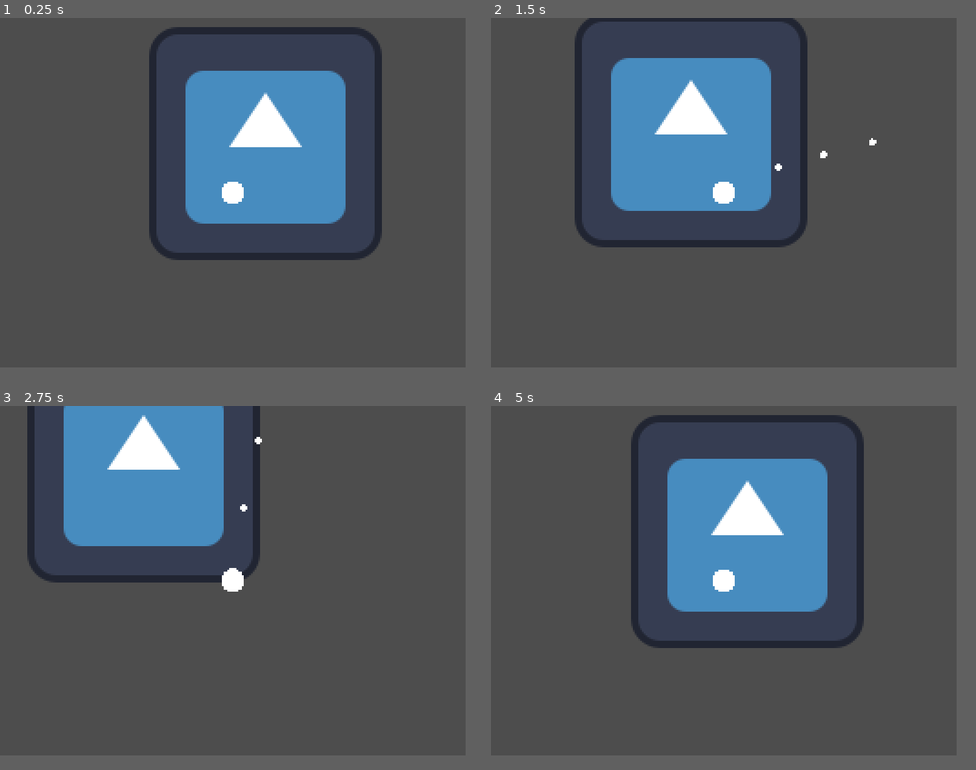
Above: before the commit, frames 1-4 (two rows, left to right).
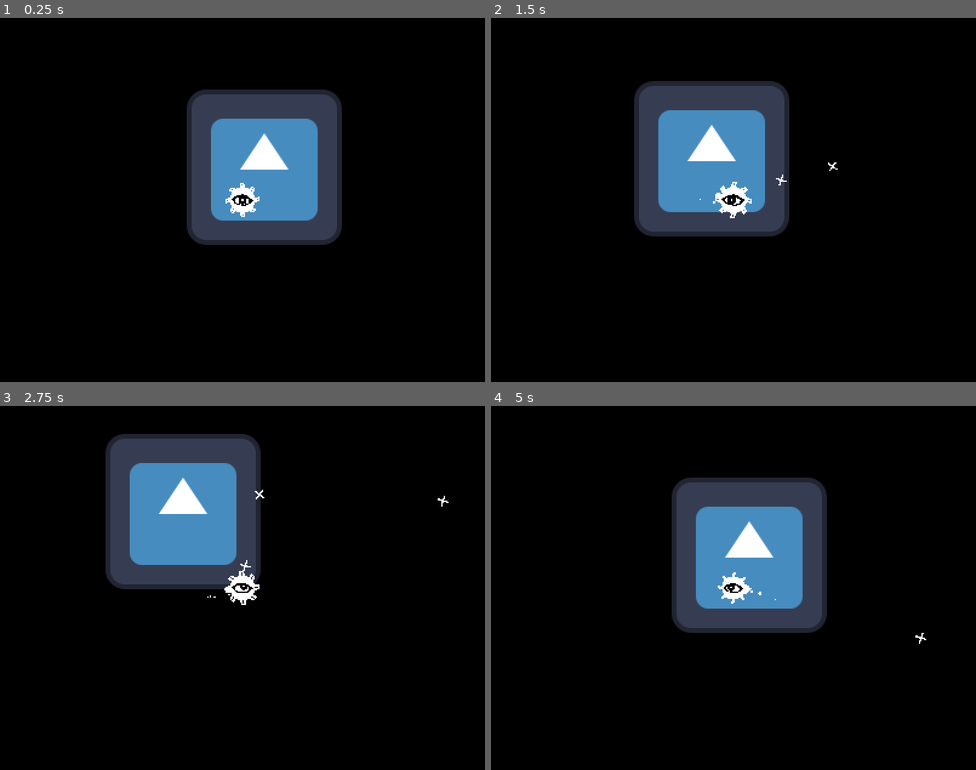
Above: after the commit, the same moments.

Repository: kiwijuice56/mnemosyne
Game: Godot game, scene res://main/main.tscn
Same seed, same stepped clock (60 frames per second), same inputs: the game is played once before the commit and once after it. The engine's default icon, where the game draws it, is replaced by a stand-in: a white triangle on a blue panel in a dark square.
Inputs (mouse positions are in pixels of both pictures, inside the frame that each line leads up to):
- Up to frame 1 (0.25 s): no input
- Up to frame 2 (1.5 s): move the mouse to (825, 174) at 0.52 s; hold Right (ui_right) 0.53-1.28 s; hold Space (shoot) 0.53-1.28 s; move the mouse to (631, 210) at 1.27 s; hold Down (ui_down) from 1.28 s (still down); tap Space (shoot) at 1.35 s
- Up to frame 3 (2.75 s): move the mouse to (281, 504) at 2.02 s; release Down (ui_down) at 2.03 s; hold Right (ui_right) from 2.03 s (still down); hold Space (shoot) from 2.03 s (still down)
- Up to frame 4 (5 s): move the mouse to (699, 649) at 2.77 s; release Right (ui_right) at 2.78 s; release Space (shoot) at 2.78 s; hold W (ui_up) 2.78-3.53 s; tap Space (shoot) at 2.85, 4.35 s; move the mouse to (864, 631) at 3.52 s; hold Space (shoot) 3.53-4.28 s; hold Left (ui_left) from 3.53 s (still down); move the mouse to (583, 529) at 4.27 s
In our replay, the window is 768x576 before the commit and 800x600 after it. These sizes can differ from the game's own. Grey fills any space a smaller window leaves; there, only what the larger window draws over its background counts as a difference.

The runs differ from the first frame. In frame 1, 86% of the frame differs, in the area x 0-96%, y 0-96%; in frame 2, 85%; in frame 3, 86%; in frame 4, 86%.

Commit message:
Player character

Diff:
--- a/main/actor/actor.gd
+++ b/main/actor/actor.gd
@@ -43,13 +43,15 @@
 	if health == 0:
 		kill()
 
-func shoot(bullet_scene: PackedScene, shoot_dir: Vector2) -> void:
+func shoot(bullet_scene: PackedScene, shoot_dir: Vector2) -> bool:
 	if not %ShootCooldownTimer.is_stopped():
-		return
+		return false
 
 	var new_bullet: Bullet = bullet_scene.instantiate()
 	get_parent().add_child(new_bullet)
+	get_parent().move_child(new_bullet, get_index())
 	new_bullet.global_position = global_position
 	new_bullet.shoot(shoot_dir, velocity)
 
 	%ShootCooldownTimer.start(new_bullet.cooldown)
+	return true
--- /dev/null
+++ b/main/actor/player/iris.gd
@@ -0,0 +1,11 @@
+class_name Iris
+extends Sprite2D
+
+@export var speed: float = 8.0
+@export var radius: float = 2.0
+
+func _physics_process(delta: float) -> void:
+	var mouse_dir: Vector2 = get_global_mouse_position() - get_parent().global_position
+	if mouse_dir.length() > radius:
+		mouse_dir = mouse_dir.normalized() * radius
+	position = lerp(position, mouse_dir, delta * speed)
--- a/main/actor/player/player.gd
+++ b/main/actor/player/player.gd
@@ -2,6 +2,18 @@
 extends Actor
 
 @export var primary_bullet_scene: PackedScene
+@export var tentacle_scene: PackedScene
+@export var tentacle_material: ShaderMaterial
+
+@export var tentacle_speed_min: float = 5.0
+@export var tentacle_speed_max: float = 16.0
+
+var tentacle_time: float = 0.0
+var tentacle_speed: float = 8.0
+var tentacle_count: int = 8
+
+func _ready() -> void:
+	initialize()
 
 func _physics_process(delta: float) -> void:
 	dir = Vector2()
@@ -15,4 +27,24 @@
 		dir.y += 1
 	if Input.is_action_pressed("shoot"):
 		shoot(primary_bullet_scene, (get_global_mouse_position() - global_position).normalized())
+
+	if dir.length() > 0:
+		tentacle_speed = lerp(tentacle_speed, tentacle_speed_max, delta * 8.0)
+	else:
+		tentacle_speed = lerp(tentacle_speed, tentacle_speed_min, delta * 4.0)
+	tentacle_time += tentacle_speed * delta
+	tentacle_material.set_shader_parameter("s", tentacle_time)
+
 	super._physics_process(delta)
+
+func initialize() -> void:
+	for i in range(tentacle_count):
+		var new_tentacle: Sprite2D = tentacle_scene.instantiate()
+		%TentacleHolder.add_child(new_tentacle)
+		new_tentacle.rotation = i * 2 * PI / tentacle_count
+
+func shoot(bullet_scene: PackedScene, shoot_dir: Vector2) -> bool:
+	if super.shoot(bullet_scene, shoot_dir):
+		%SecondaryAnimationPlayer.play("shoot")
+		return true
+	return false
--- a/main/actor/player/player.tscn
+++ b/main/actor/player/player.tscn
@@ -1,24 +1,167 @@
-[gd_scene load_steps=7 format=3 uid="uid://cv8wagch44eli"]
+[gd_scene load_steps=18 format=3 uid="uid://cv8wagch44eli"]
 
 [ext_resource type="PackedScene" uid="uid://c5lbqx8a61pyi" path="res://main/actor/actor.tscn" id="1_nisst"]
 [ext_resource type="Script" path="res://main/actor/player/player.gd" id="2_r6spv"]
 [ext_resource type="PackedScene" uid="uid://bmdnwia8jf7af" path="res://main/bullet/pellet/pellet.tscn" id="3_0cv6q"]
 [ext_resource type="Texture2D" uid="uid://x3e8lonyrtgd" path="res://assets/sprites/circle.png" id="3_243k3"]
+[ext_resource type="PackedScene" uid="uid://b1xrwfkcy66q5" path="res://main/actor/player/tentacle.tscn" id="4_3rm2x"]
+[ext_resource type="Texture2D" uid="uid://do0l2t7e75n2x" path="res://main/actor/player/player.png" id="4_48ieq"]
+[ext_resource type="Material" uid="uid://160dgmvru7sp" path="res://main/actor/player/tentacle_material.tres" id="5_0l8la"]
+[ext_resource type="Script" path="res://main/actor/player/iris.gd" id="6_r0w64"]
+
+[sub_resource type="Curve" id="Curve_1jduo"]
+_data = [Vector2(0, 1), 0.0, 0.0, 0, 0, Vector2(1, 0), 0.0, 0.0, 0, 0]
+point_count = 2
 
 [sub_resource type="CircleShape2D" id="CircleShape2D_8f8lk"]
 radius = 3.0
 
 [sub_resource type="CircleShape2D" id="CircleShape2D_ojln1"]
 
+[sub_resource type="Animation" id="Animation_ws3rr"]
+resource_name = "idle"
+loop_mode = 1
+tracks/0/type = "bezier"
+tracks/0/imported = false
+tracks/0/enabled = true
+tracks/0/path = NodePath("SpriteHolder:scale:x")
+tracks/0/interp = 1
+tracks/0/loop_wrap = true
+tracks/0/keys = {
+"handle_modes": PackedInt32Array(0, 0, 0),
+"points": PackedFloat32Array(1, -0.25, 0, 0.25, 0, 1.15, -0.25, 0, 0.25, 0, 1, -0.25, 0, 0.25, 0),
+"times": PackedFloat32Array(0, 0.5, 1)
+}
+tracks/1/type = "bezier"
+tracks/1/imported = false
+tracks/1/enabled = true
+tracks/1/path = NodePath("SpriteHolder:scale:y")
+tracks/1/interp = 1
+tracks/1/loop_wrap = true
+tracks/1/keys = {
+"handle_modes": PackedInt32Array(0, 0, 0),
+"points": PackedFloat32Array(1, -0.25, 0, 0.25, 0, 1.15, -0.25, 0, 0.25, 0, 1, -0.25, 0, 0.25, 0),
+"times": PackedFloat32Array(0, 0.4, 1.1)
+}
+
+[sub_resource type="Animation" id="Animation_v7thn"]
+length = 0.001
+tracks/0/type = "bezier"
+tracks/0/imported = false
+tracks/0/enabled = true
+tracks/0/path = NodePath("SpriteHolder:scale:x")
+tracks/0/interp = 1
+tracks/0/loop_wrap = true
+tracks/0/keys = {
+"handle_modes": PackedInt32Array(0),
+"points": PackedFloat32Array(1, -0.25, 0, 0.25, 0),
+"times": PackedFloat32Array(0)
+}
+tracks/1/type = "bezier"
+tracks/1/imported = false
+tracks/1/enabled = true
+tracks/1/path = NodePath("SpriteHolder:scale:y")
+tracks/1/interp = 1
+tracks/1/loop_wrap = true
+tracks/1/keys = {
+"handle_modes": PackedInt32Array(0),
+"points": PackedFloat32Array(1, -0.25, 0, 0.25, 0),
+"times": PackedFloat32Array(0)
+}
+tracks/2/type = "bezier"
+tracks/2/imported = false
+tracks/2/enabled = true
+tracks/2/path = NodePath("SpriteHolder:rotation")
+tracks/2/interp = 1
+tracks/2/loop_wrap = true
+tracks/2/keys = {
+"handle_modes": PackedInt32Array(0),
+"points": PackedFloat32Array(0, -0.25, 0, 0.25, 0),
+"times": PackedFloat32Array(0)
+}
+
+[sub_resource type="AnimationLibrary" id="AnimationLibrary_c1qjm"]
+_data = {
+"RESET": SubResource("Animation_v7thn"),
+"idle": SubResource("Animation_ws3rr")
+}
+
+[sub_resource type="Animation" id="Animation_rybs4"]
+resource_name = "shoot"
+length = 0.2
+tracks/0/type = "bezier"
+tracks/0/imported = false
+tracks/0/enabled = true
+tracks/0/path = NodePath("SpriteHolder/TentacleHolder:rotation")
+tracks/0/interp = 1
+tracks/0/loop_wrap = true
+tracks/0/keys = {
+"handle_modes": PackedInt32Array(0, 0),
+"points": PackedFloat32Array(0, -0.25, 0, 0.25, 0, 6.283, -0.25, 0, 0.25, 0),
+"times": PackedFloat32Array(0, 0.2)
+}
+
+[sub_resource type="Animation" id="Animation_v740b"]
+length = 0.001
+tracks/0/type = "bezier"
+tracks/0/imported = false
+tracks/0/enabled = true
+tracks/0/path = NodePath("SpriteHolder/TentacleHolder:rotation")
+tracks/0/interp = 1
+tracks/0/loop_wrap = true
+tracks/0/keys = {
+"handle_modes": PackedInt32Array(0),
+"points": PackedFloat32Array(0, -0.25, 0, 0.25, 0),
+"times": PackedFloat32Array(0)
+}
+
+[sub_resource type="AnimationLibrary" id="AnimationLibrary_yej6k"]
+_data = {
+"RESET": SubResource("Animation_v740b"),
+"shoot": SubResource("Animation_rybs4")
+}
+
 [node name="Player" instance=ExtResource("1_nisst")]
 script = ExtResource("2_r6spv")
 primary_bullet_scene = ExtResource("3_0cv6q")
+tentacle_scene = ExtResource("4_3rm2x")
+tentacle_material = ExtResource("5_0l8la")
+tentacle_speed_min = 5.0
+tentacle_speed_max = 16.0
 max_health = 3.0
 speed = 48.0
 
-[node name="Sprite2D" parent="SpriteHolder" index="0"]
+[node name="Trail" type="CPUParticles2D" parent="SpriteHolder" index="0"]
+lifetime = 0.8
+texture = ExtResource("3_243k3")
+emission_shape = 1
+emission_sphere_radius = 6.0
+gravity = Vector2(0, 45)
+scale_amount_min = 0.02
+scale_amount_max = 0.08
+scale_amount_curve = SubResource("Curve_1jduo")
+
+[node name="TentacleHolder" type="Node2D" parent="SpriteHolder" index="1"]
+unique_name_in_owner = true
+
+[node name="Iris" type="Sprite2D" parent="SpriteHolder" index="2"]
+unique_name_in_owner = true
+scale = Vector2(0.12, 0.12)
+texture = ExtResource("3_243k3")
+script = ExtResource("6_r0w64")
+
+[node name="Sprite2D2" type="Sprite2D" parent="SpriteHolder/Iris" index="0"]
+self_modulate = Color(0, 0, 0, 1)
+scale = Vector2(0.425, 0.425)
+texture = ExtResource("3_243k3")
+
+[node name="Sprite2D" type="Sprite2D" parent="SpriteHolder/Iris" index="1"]
 scale = Vector2(0.1, 0.1)
 texture = ExtResource("3_243k3")
+
+[node name="Sprite2D" parent="SpriteHolder" index="3"]
+scale = Vector2(0.15, 0.15)
+texture = ExtResource("4_48ieq")
 
 [node name="CollisionShape2D" parent="." index="2"]
 shape = SubResource("CircleShape2D_8f8lk")
@@ -27,3 +170,16 @@
 shape = SubResource("CircleShape2D_ojln1")
 
 [node name="Camera2D" type="Camera2D" parent="." index="4"]
+
+[node name="AnimationPlayer" type="AnimationPlayer" parent="." index="5"]
+unique_name_in_owner = true
+libraries = {
+"": SubResource("AnimationLibrary_c1qjm")
+}
+autoplay = "idle"
+
+[node name="SecondaryAnimationPlayer" type="AnimationPlayer" parent="." index="6"]
+unique_name_in_owner = true
+libraries = {
+"": SubResource("AnimationLibrary_yej6k")
+}
--- /dev/null
+++ b/main/actor/player/tentacle.gdshader
@@ -0,0 +1,11 @@
+shader_type canvas_item;
+
+uniform float a;
+uniform float f;
+uniform float s;
+
+void fragment() {
+	vec2 uv = UV;
+	uv.y -= a * sin(s - uv.x * f);
+	COLOR = texture(TEXTURE, uv);
+}
--- /dev/null
+++ b/main/actor/player/tentacle.tscn
@@ -0,0 +1,9 @@
+[gd_scene load_steps=3 format=3 uid="uid://b1xrwfkcy66q5"]
+
+[ext_resource type="Material" uid="uid://160dgmvru7sp" path="res://main/actor/player/tentacle_material.tres" id="1_3gokc"]
+[ext_resource type="Texture2D" uid="uid://b1iiiey1nto1t" path="res://assets/sprites/rectangle.png" id="2_xeqge"]
+
+[node name="Tentacle" type="Sprite2D"]
+material = ExtResource("1_3gokc")
+scale = Vector2(1.6, 1.6)
+texture = ExtResource("2_xeqge")
--- /dev/null
+++ b/main/actor/player/tentacle_material.tres
@@ -0,0 +1,9 @@
+[gd_resource type="ShaderMaterial" load_steps=2 format=3 uid="uid://160dgmvru7sp"]
+
+[ext_resource type="Shader" path="res://main/actor/player/tentacle.gdshader" id="1_8mse6"]
+
+[resource]
+shader = ExtResource("1_8mse6")
+shader_parameter/a = 0.06
+shader_parameter/f = 8.0
+shader_parameter/s = 16.0
--- a/main/bullet/pellet/pellet.tscn
+++ b/main/bullet/pellet/pellet.tscn
@@ -1,18 +1,63 @@
-[gd_scene load_steps=4 format=3 uid="uid://bmdnwia8jf7af"]
+[gd_scene load_steps=7 format=3 uid="uid://bmdnwia8jf7af"]
 
 [ext_resource type="PackedScene" uid="uid://nd2re4kr63gu" path="res://main/bullet/bullet.tscn" id="1_8jywf"]
-[ext_resource type="Texture2D" uid="uid://x3e8lonyrtgd" path="res://assets/sprites/circle.png" id="2_ynie0"]
+[ext_resource type="Texture2D" uid="uid://b5b4qv7ykx2gf" path="res://assets/sprites/cross.png" id="2_wh8x6"]
 
 [sub_resource type="CircleShape2D" id="CircleShape2D_0stpw"]
-radius = 2.0
+radius = 5.0
+
+[sub_resource type="Animation" id="Animation_2jkwh"]
+resource_name = "rotate"
+loop_mode = 1
+tracks/0/type = "value"
+tracks/0/imported = false
+tracks/0/enabled = true
+tracks/0/path = NodePath("SpriteHolder:rotation")
+tracks/0/interp = 1
+tracks/0/loop_wrap = true
+tracks/0/keys = {
+"times": PackedFloat32Array(0, 1),
+"transitions": PackedFloat32Array(1, 1),
+"update": 0,
+"values": [0.0, 6.28319]
+}
+
+[sub_resource type="Animation" id="Animation_chm6r"]
+length = 0.001
+tracks/0/type = "value"
+tracks/0/imported = false
+tracks/0/enabled = true
+tracks/0/path = NodePath("SpriteHolder:rotation")
+tracks/0/interp = 1
+tracks/0/loop_wrap = true
+tracks/0/keys = {
+"times": PackedFloat32Array(0),
+"transitions": PackedFloat32Array(1),
+"update": 0,
+"values": [0.0]
+}
+
+[sub_resource type="AnimationLibrary" id="AnimationLibrary_6r6gs"]
+_data = {
+"RESET": SubResource("Animation_chm6r"),
+"rotate": SubResource("Animation_2jkwh")
+}
 
 [node name="Pellet" instance=ExtResource("1_8jywf")]
 speed = 128.0
 damage = 1.0
+cooldown = 0.5
 
 [node name="Sprite2D" parent="SpriteHolder" index="0"]
-scale = Vector2(0.03, 0.03)
-texture = ExtResource("2_ynie0")
+scale = Vector2(1.3, 1.3)
+texture = ExtResource("2_wh8x6")
 
 [node name="CollisionShape2D" parent="." index="2"]
 shape = SubResource("CircleShape2D_0stpw")
+
+[node name="AnimationPlayer" type="AnimationPlayer" parent="." index="3"]
+libraries = {
+"": SubResource("AnimationLibrary_6r6gs")
+}
+autoplay = "rotate"
+speed_scale = 3.0
--- a/project.godot
+++ b/project.godot
@@ -17,9 +17,12 @@
 
 [display]
 
-window/size/viewport_width=256
-window/size/viewport_height=192
+window/size/viewport_width=400
+window/size/viewport_height=300
+window/size/window_width_override=1200
+window/size/window_height_override=900
 window/stretch/mode="viewport"
+mouse_cursor/custom_image="res://main/ui/crosshair.png"
 
 [input]
 
@@ -75,3 +78,4 @@
 textures/canvas_textures/default_texture_filter=0
 renderer/rendering_method="gl_compatibility"
 renderer/rendering_method.mobile="gl_compatibility"
+environment/defaults/default_clear_color=Color(0, 0, 0, 1)
Binary file added: assets/sprites/cross.png
Not shown, added: assets/sprites/cross.png.import
Binary file added: assets/sprites/rectangle.png
Not shown, added: assets/sprites/rectangle.png.import
Not shown, added: export_presets.cfg
Binary file added: main/actor/player/player.png
Not shown, added: main/actor/player/player.png.import
Binary file added: main/ui/crosshair.png
Not shown, added: main/ui/crosshair.png.import
